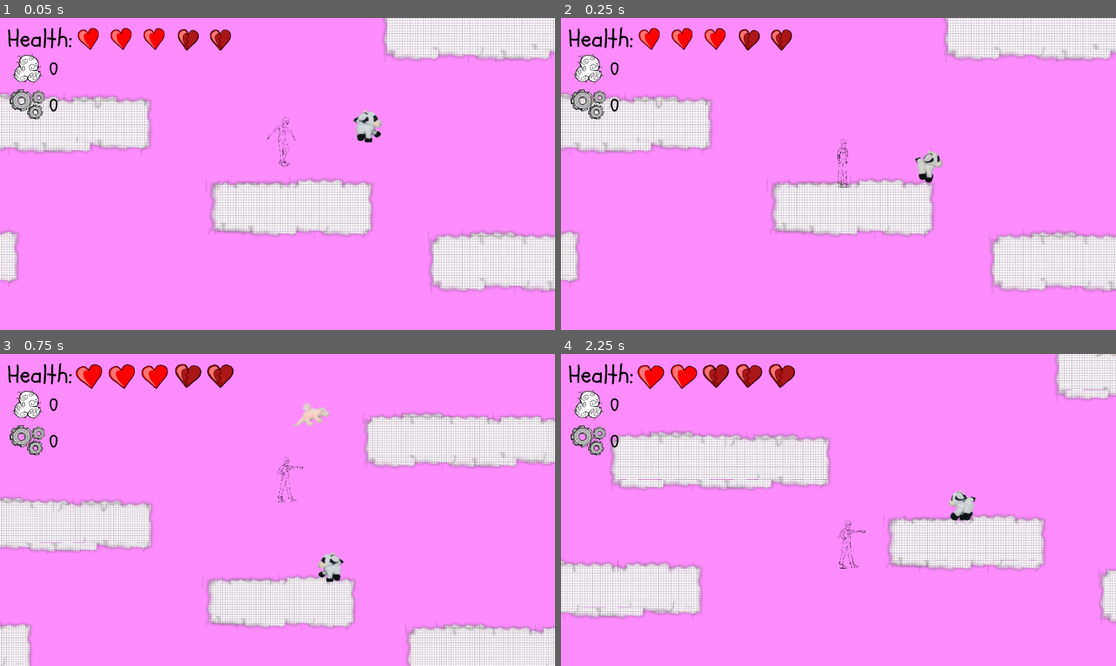
Above: before the commit, frames 1-4 (two rows, left to right).
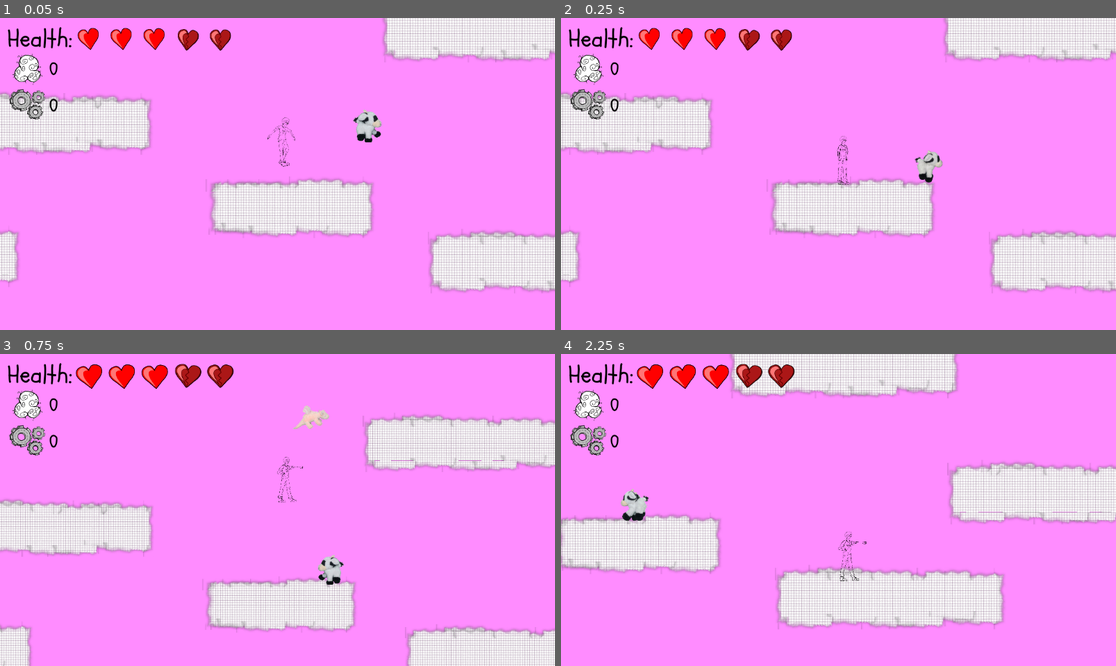
Above: after the commit, the same moments.

Repository: asger-finding/ddu-syds-droemmerejse
Game: Godot game, scene res://Root.tscn
Two runs of this game, one before a commit and one after it. Both use one fixed random seed, a clock stepped at 60 frames per second and the inputs below.
Inputs:
- Up to frame 1 (0.05 s): no input
- Up to frame 2 (0.25 s): no input
- Up to frame 3 (0.75 s): tap Enter (ui_accept) at 0.5 s; hold Right (ui_right) from 0.53 s (still down); tap X (Punch) at 0.6 s
- Up to frame 4 (2.25 s): tap Enter (ui_accept) at 0.77, 1.52 s; release Right (ui_right) at 1.28 s; hold Down (ui_down) 1.28-2.03 s; tap X (Punch) at 1.35, 2.1 s; hold Right (ui_right) from 2.03 s (still down)

Frame 1 is identical in both runs. In frame 2, 0.1% of the frame differs, in the area x 49-53%, y 37-55%; in frame 3, 6.7%; in frame 4, 40%, in the area x 0-100%, y 0-89%.

Commit message:
Feat: Bad punch, only works one way

Diff:
--- a/game/Scenes/PlayerScene.tscn
+++ b/game/Scenes/PlayerScene.tscn
@@ -94,7 +94,7 @@
 }]
 
 [sub_resource type="RectangleShape2D" id="RectangleShape2D_ye8ic"]
-size = Vector2(332, 538)
+size = Vector2(339, 538)
 
 [sub_resource type="CapsuleShape2D" id="CapsuleShape2D_ye8ic"]
 radius = 14.9
@@ -137,12 +137,12 @@
 position = Vector2(62, -396)
 
 [node name="Punchhitbox" type="CollisionShape2D" parent="Player/AnimatedSprite2D/Punch"]
-position = Vector2(174, 203)
+position = Vector2(214, 432)
 shape = SubResource("RectangleShape2D_ye8ic")
 disabled = true
 
 [node name="CollisionShape2D" type="CollisionShape2D" parent="Player"]
-position = Vector2(-3.9, -1)
+position = Vector2(-8.4, 5.2)
 scale = Vector2(1, 1)
 shape = SubResource("CapsuleShape2D_ye8ic")
 one_way_collision = true
--- a/game/Scenes/enemy_ko.tscn
+++ b/game/Scenes/enemy_ko.tscn
@@ -53,10 +53,10 @@
 }]
 
 [sub_resource type="RectangleShape2D" id="RectangleShape2D_1k0mi"]
-size = Vector2(228, 242)
+size = Vector2(287, 242)
 
 [sub_resource type="RectangleShape2D" id="RectangleShape2D_r53dp"]
-size = Vector2(383, 359)
+size = Vector2(292, 335)
 
 [node name="EnemyKo" type="CharacterBody2D"]
 script = ExtResource("1_iudqm")
@@ -69,15 +69,15 @@
 flip_h = true
 
 [node name="CollisionShape2D" type="CollisionShape2D" parent="."]
-position = Vector2(-21, 89)
+position = Vector2(8.5, 89)
 shape = SubResource("RectangleShape2D_1k0mi")
 one_way_collision = true
-one_way_collision_margin = 0.0
+one_way_collision_margin = 88.5
 
 [node name="Area2D" type="Area2D" parent="."]
 
 [node name="Detect" type="CollisionShape2D" parent="Area2D"]
-position = Vector2(-1.5, -13.5)
+position = Vector2(12, -1.5)
 shape = SubResource("RectangleShape2D_r53dp")
 
 [node name="RayCast2D" type="RayCast2D" parent="."]
--- a/game/Scripts/Player.gd
+++ b/game/Scripts/Player.gd
@@ -152,7 +152,15 @@
 		is_rolling=false
 		is_punching = true
 		_animated_sprite.play("Punch")
+		var direction
+		if _animated_sprite.flip_h:
+			direction = 1
+		else:
+			direction = -1
 		_punch_hit_box.disabled = false
+		_punch_hit_box.position= position + Vector2(180*direction,70)
+		print(position,_punch_hit_box.position )
+
 		print("PUNCH!")
 
 
Not shown, added: game/Assets/BackDrop/baground.png.import
Not shown: 1 places in game/Scenes/enemy_drage.tscn that only renumber resources
